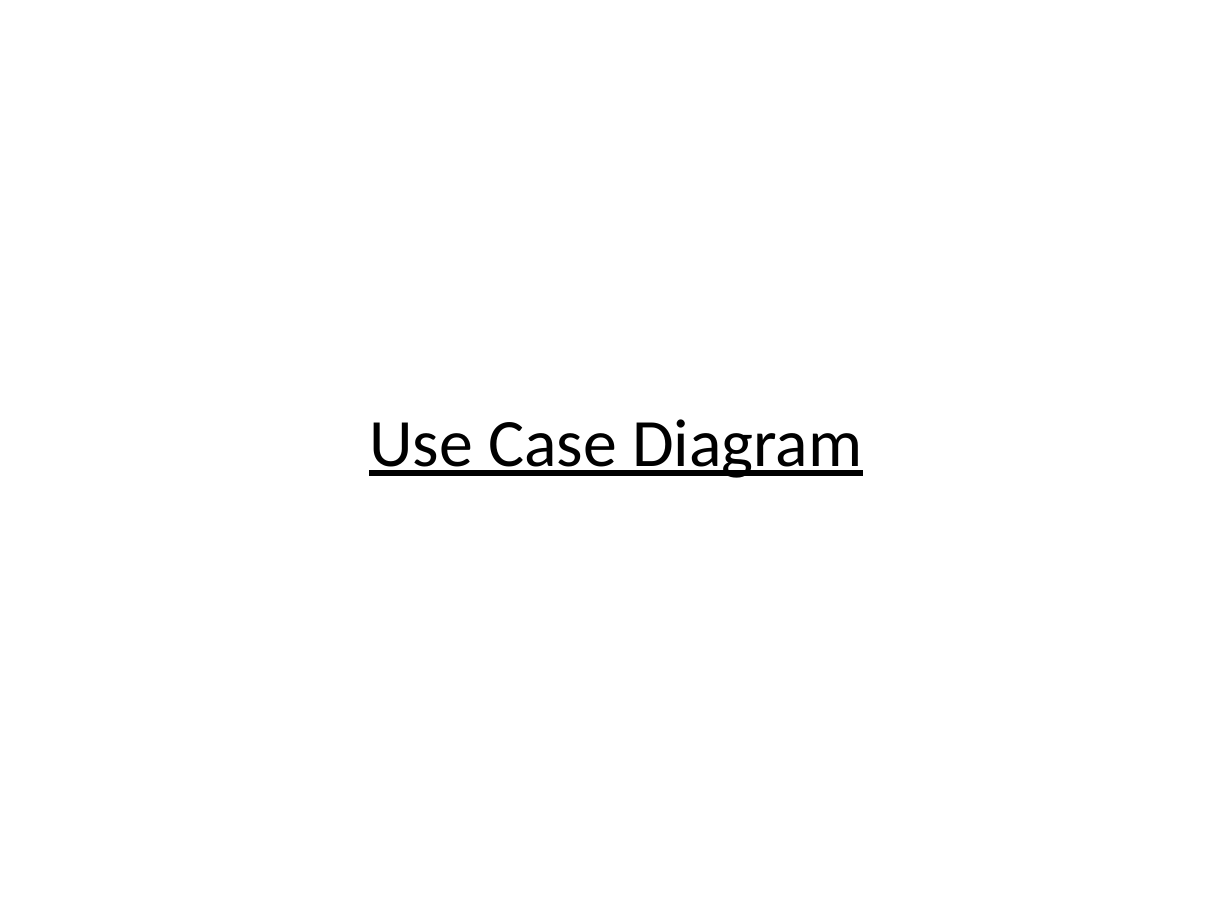
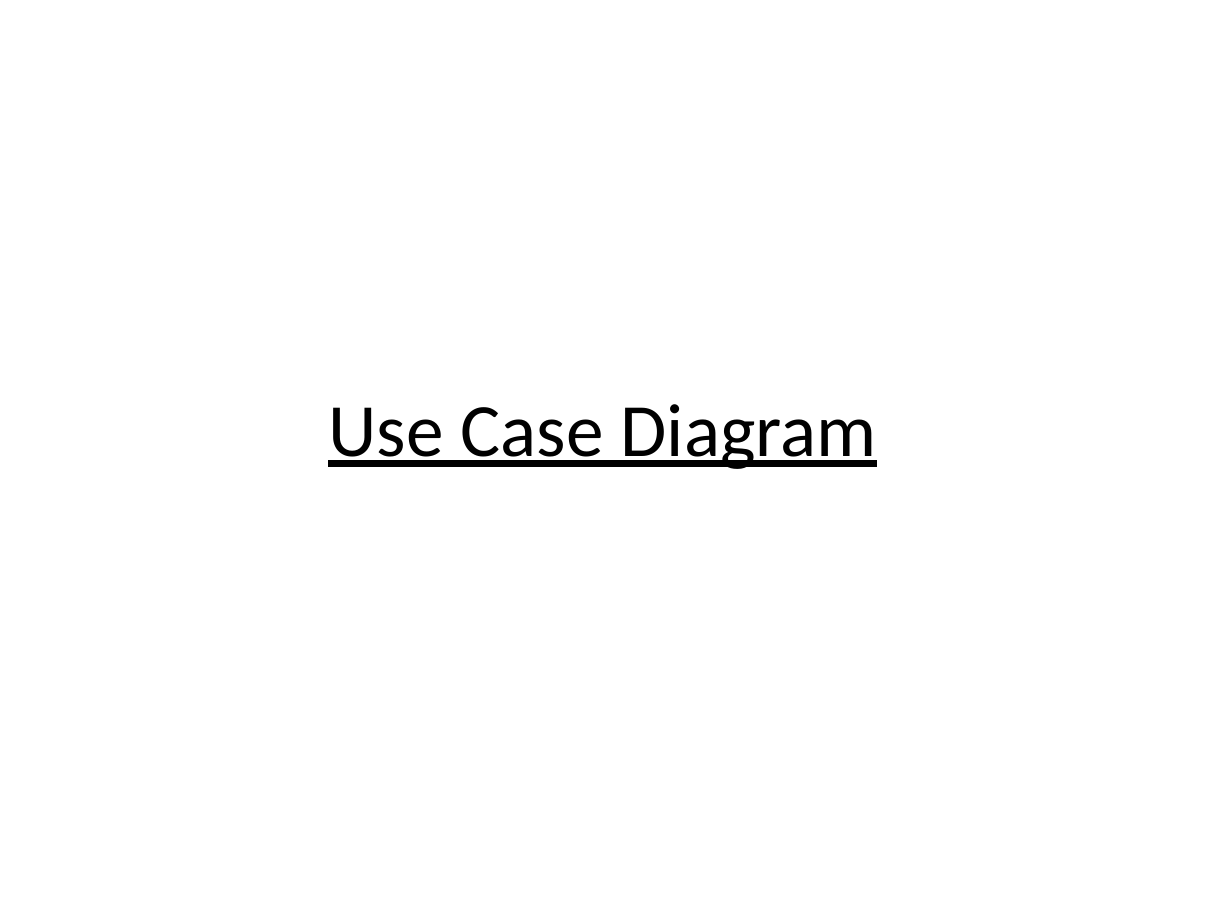
Before and after one commit to MMCOEIT/2018-19-Projects, a slide deck: slide 8 of Group3/Design/Review.pptx. Drawn at 1232x924 pixels with LibreOffice and Linux fonts; fonts in the diff are those of the drawing. Boxes give left, top, right and bottom in pixels: in the first picture for what was removed or moved away, otherwise in the second. Text is boxed around its words. In the diff, an @@ line names an element or a change of style, - is before the commit and + after.

```diff
--- a/Group3/Design/Review.pptx
+++ b/Group3/Design/Review.pptx
@@ text "Use Case Diagram": place and size @@
-text "Use Case Diagram" at [369, 419, 862, 478]
+text "Use Case Diagram" at [328, 404, 877, 469]
@@ text "Use Case Diagram" at [328, 404, 877, 469]: size 39.6 to 44 pt @@
```
Also in this commit, not shown: 9 other slides changed, 4 slides added, 1 slide removed, 6 other files.
